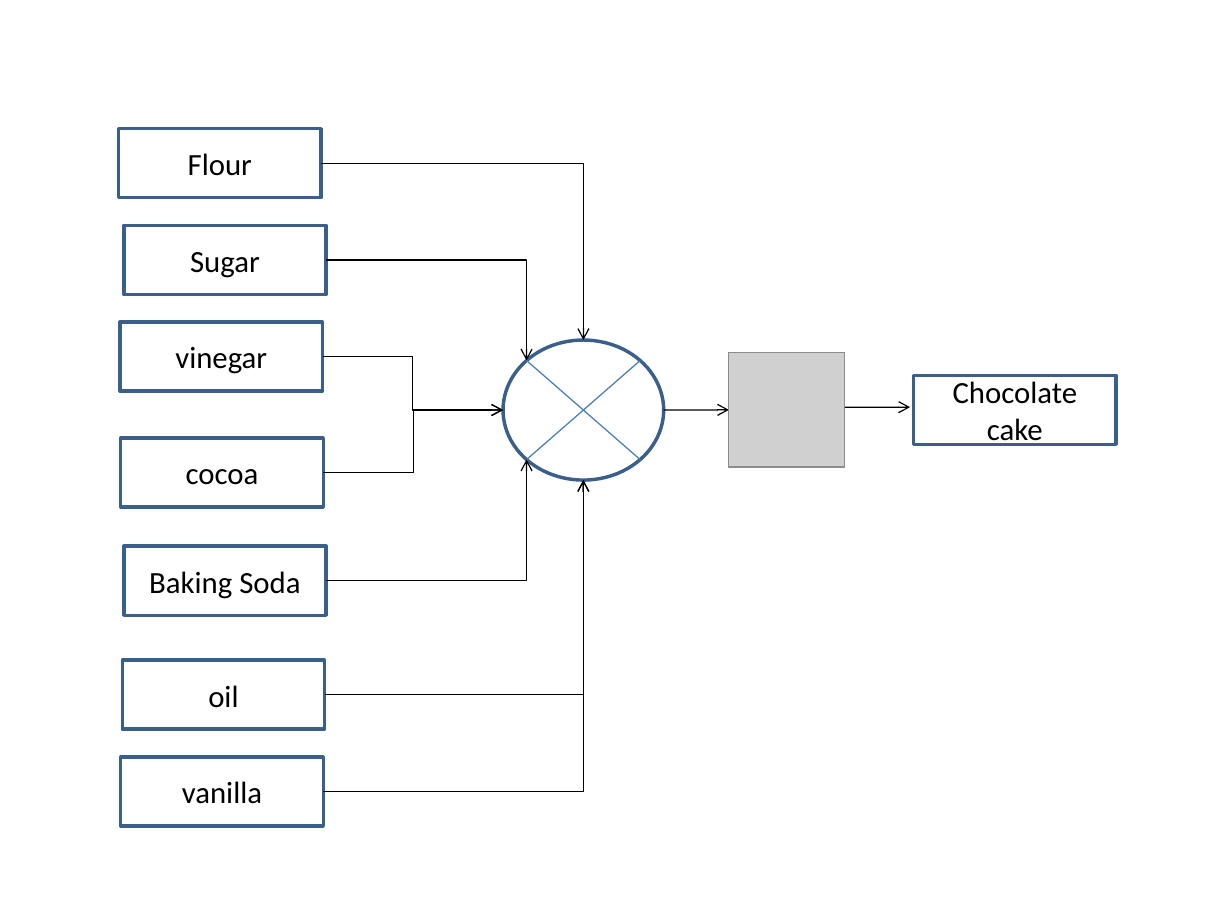
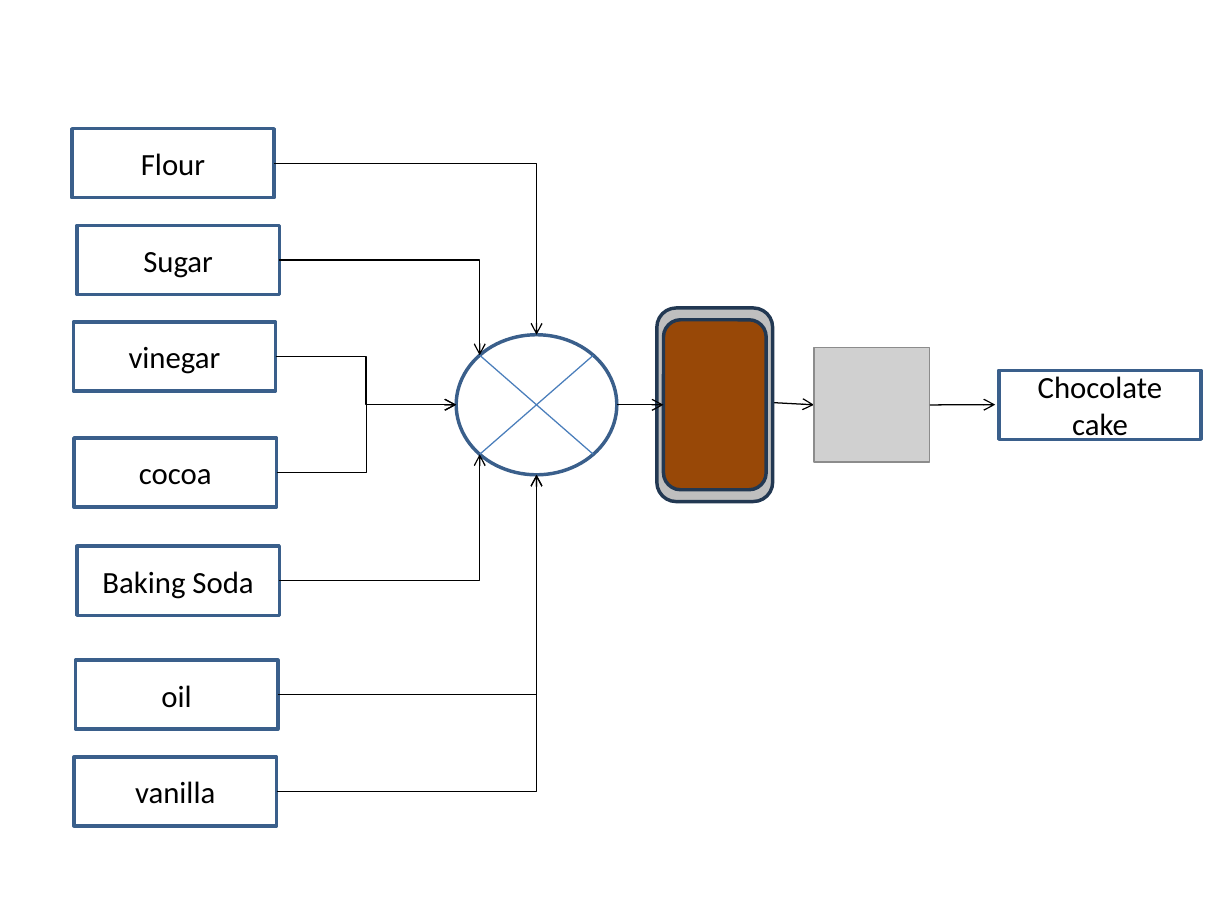
Before and after one commit to rtlines/PH223-Engineering-Physics, a slide deck: slide 10 of Slides/PH223_Lecture_09.pptx (slide 4 before the commit). Drawn at 1232x924 pixels with LibreOffice and Linux fonts; fonts in the diff are those of the drawing; grey boxes stand for pictures. Boxes give left, top, right and bottom in pixels: in the first picture for what was removed or moved away, otherwise in the second. Text is boxed around its words. In the diff, an @@ line names an element or a change of style, - is before the commit and + after.

```diff
--- a/Slides/PH223_Lecture_09.pptx
+++ b/Slides/PH223_Lecture_09.pptx
@@ elbow arrow moved from (322, 164) - (584, 340) to (275, 164) - (537, 335) @@
@@ rectangle "Sugar": place and size @@
-rectangle "Sugar" at (124,225,326,294)
+rectangle "Sugar" at (76,225,278,294)
@@ elbow arrow moved from (326, 260) - (526, 361) to (280, 260) - (479, 355) @@
@@ rounded rectangle added at (657,308,772,501), fill #BFBFBF, outline #233953 2 pt @@
@@ rounded rectangle added at (664,320,766,490), fill #984807, outline #233953 2 pt @@
@@ elbow arrow moved from (323, 356) - (503, 410) to (276, 356) - (456, 405) @@
@@ 2 lines, 1 ellipse: place and size @@
-2 lines, 1 ellipse at (503,340,663,480)
+2 lines, 1 ellipse at (456,335,616,476)
@@ elbow arrow moved from (324, 473) - (503, 410) to (276, 473) - (456, 405) @@
@@ arrow added from (617, 405) to (664, 405), #000000 0.75 pt @@
@@ arrow moved from (664, 410) - (729, 410) to (766, 403) - (814, 405) @@
@@ 1 picture, 1 rectangle, 1 arrow: place and size @@
-1 picture, 1 rectangle, 1 arrow at (729,352,1116,467)
+1 picture, 1 rectangle, 1 arrow at (814,347,1201,462)
@@ elbow arrow moved from (324, 791) - (584, 480) to (276, 791) - (537, 474) @@
@@ elbow arrow moved from (325, 695) - (584, 480) to (278, 695) - (537, 474) @@
@@ elbow arrow moved from (326, 580) - (526, 460) to (280, 580) - (479, 455) @@
@@ rectangle "Baking Soda": place and size @@
-rectangle "Baking Soda" at (124,546,326,615)
+rectangle "Baking Soda" at (76,546,278,615)
@@ 5 rectangles: place and size @@
-5 rectangles at (118,128,324,825)
+5 rectangles at (71,128,277,825)
```
Also in this commit, not shown: 1 other slide changed, 17 slides added, 35 other files.
